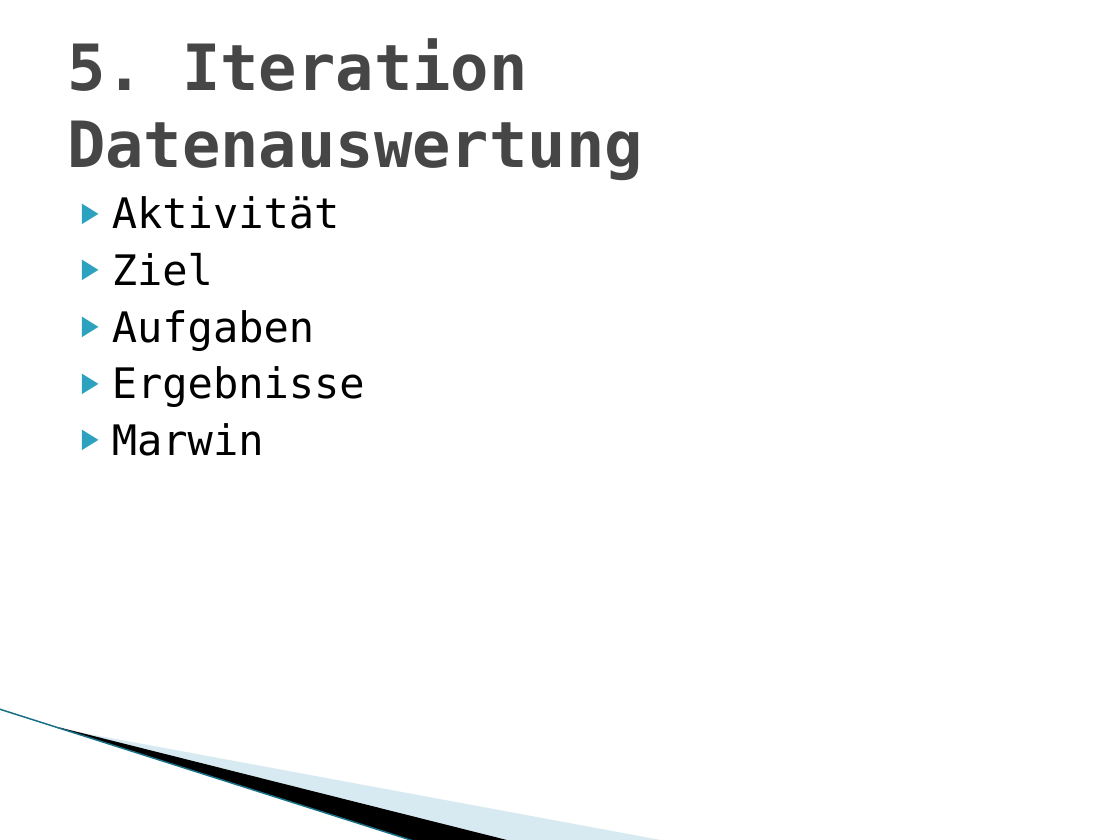
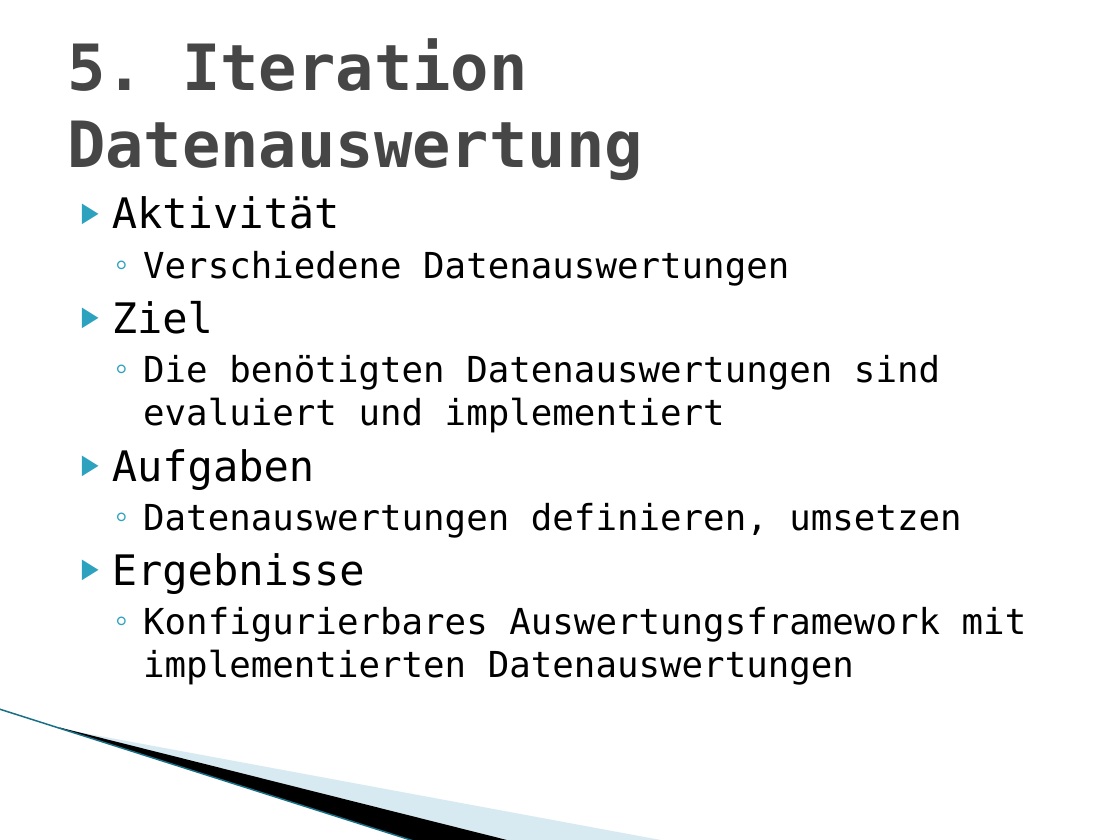
Before and after one commit to MarwinPhilips/ch.bfh.btx8081.w2015.schwarz, a slide deck: slide 15 of Documents/Task 1/Task 1 Introduction to the MHC-PMS, First.pptx. Drawn at 1120x840 pixels with LibreOffice and Linux fonts; fonts in the diff are those of the drawing; background and template pictures are left out. Boxes give left, top, right and bottom in pixels: in the first picture for what was removed or moved away, otherwise in the second. Text is boxed around its words. In the diff, an @@ line names an element or a change of style, - is before the commit and + after.

Commit message:
Modification for Iteration 5

```diff
--- a/Documents/Task 1/Task 1 Introduction to the MHC-PMS, First.pptx
+++ b/Documents/Task 1/Task 1 Introduction to the MHC-PMS, First.pptx
@@ text at (143, 250, 789, 286): paragraph added @@
+  ◦ Verschiedene Datenauswertungen
@@ text at (143, 354, 940, 433): paragraph added @@
+  ◦ Die benötigten Datenauswertungen sind evaluiert und implementiert
@@ text at (143, 502, 961, 538): paragraph added @@
+  ◦ Datenauswertungen definieren, umsetzen
@@ text at (143, 606, 1027, 685): text changed; size 27 to 23 pt @@
-▶ Marwin
+  ◦ Konfigurierbares Auswertungsframework mit implementierten Datenauswertungen
```
Also in this commit, not shown: 2 other slides changed.
